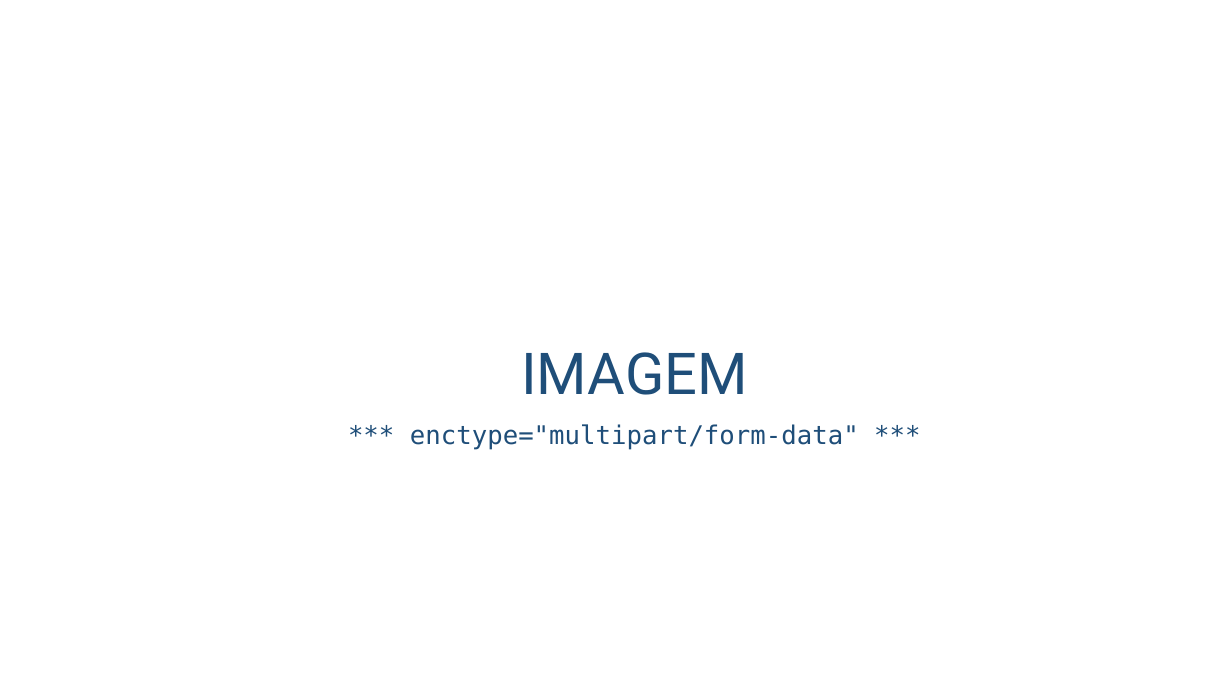
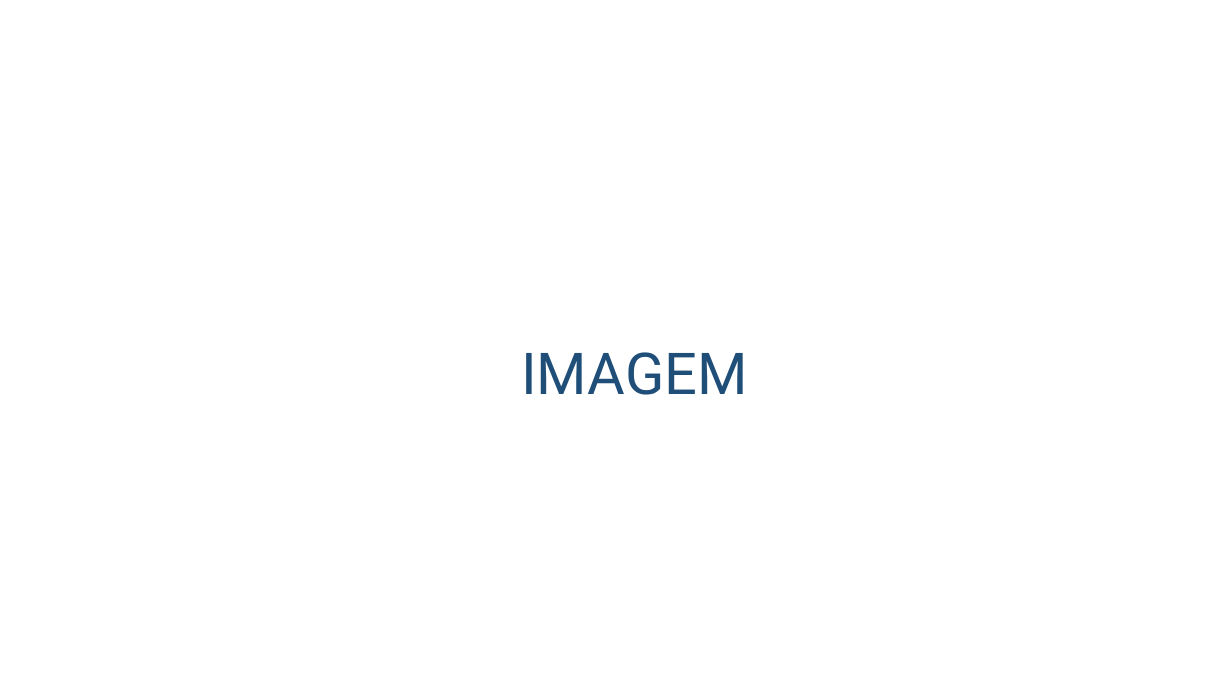
Before and after one commit to profpedrosenac/T15_WEB, a slide deck: slide 19 of _PHP/_MiniProjeto/Docs/Aula_PHP.pptx. Drawn at 1232x693 pixels with LibreOffice and Linux fonts; fonts in the diff are those of the drawing; background and template pictures are left out. Boxes give left, top, right and bottom in pixels: in the first picture for what was removed or moved away, otherwise in the second. Text is boxed around its words. In the diff, an @@ line names an element or a change of style, - is before the commit and + after.

```diff
--- a/_PHP/_MiniProjeto/Docs/Aula_PHP.pptx
+++ b/_PHP/_MiniProjeto/Docs/Aula_PHP.pptx
@@ subtitle removed at <box>410,424,859,449</box> @@
-*** enctype="multipart/form-data" ***
```
Also in this commit, not shown: 1 slide added, 1 slide removed, 7 other files.
